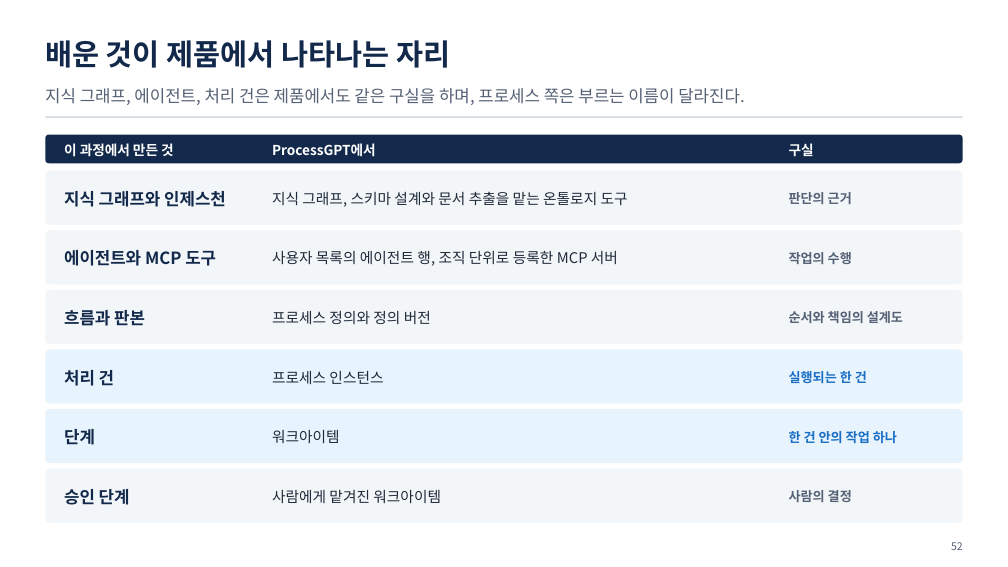
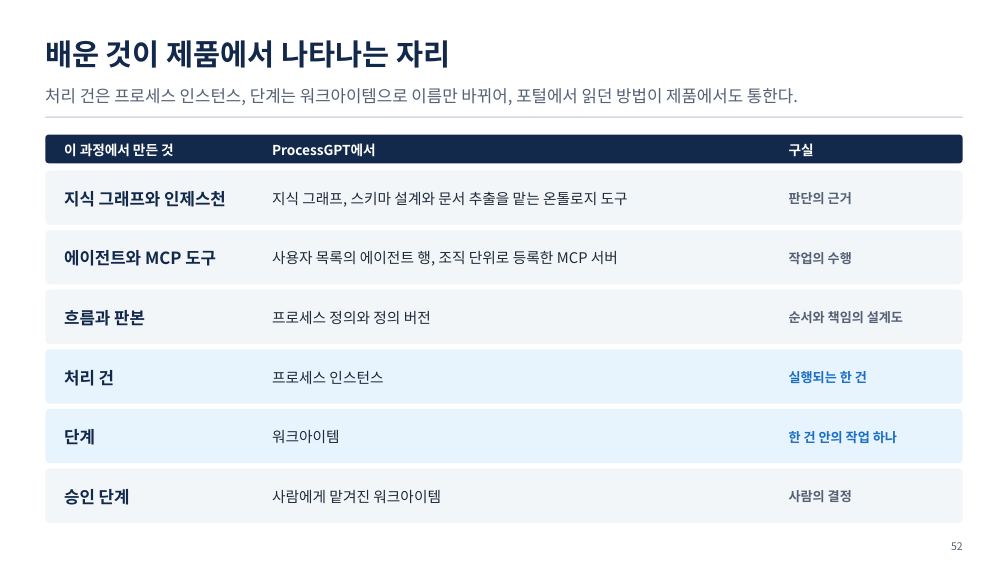
Before and after one commit to uengine-oss/hyd-iot-edu, a slide deck: slide 52 of docs/교재/통합반/11일차/통합반_11일차.pptx. Drawn at 1008x567 pixels with LibreOffice and Linux fonts; fonts in the diff are those of the drawing. Boxes give left, top, right and bottom in pixels: in the first picture for what was removed or moved away, otherwise in the second. Text is boxed around its words. In the diff, an @@ line names an element or a change of style, - is before the commit and + after.

```diff
--- a/docs/교재/통합반/11일차/통합반_11일차.pptx
+++ b/docs/교재/통합반/11일차/통합반_11일차.pptx
@@ text at (45,88,798,105): text changed @@
-지식 그래프, 에이전트, 처리 건은 제품에서도 같은 구실을 하며, 프로세스 쪽은 부르는 이름이 달라진다.
+처리 건은 프로세스 인스턴스, 단계는 워크아이템으로 이름만 바뀌어, 포털에서 읽던 방법이 제품에서도 통한다.
```
Also in this commit, not shown: 1 other slide changed, 4 other files.
